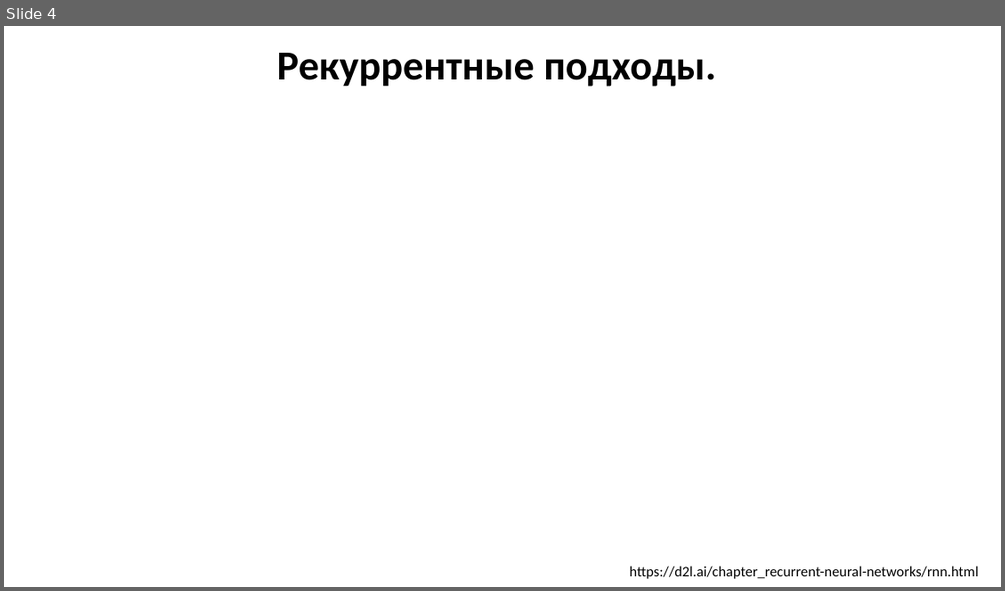
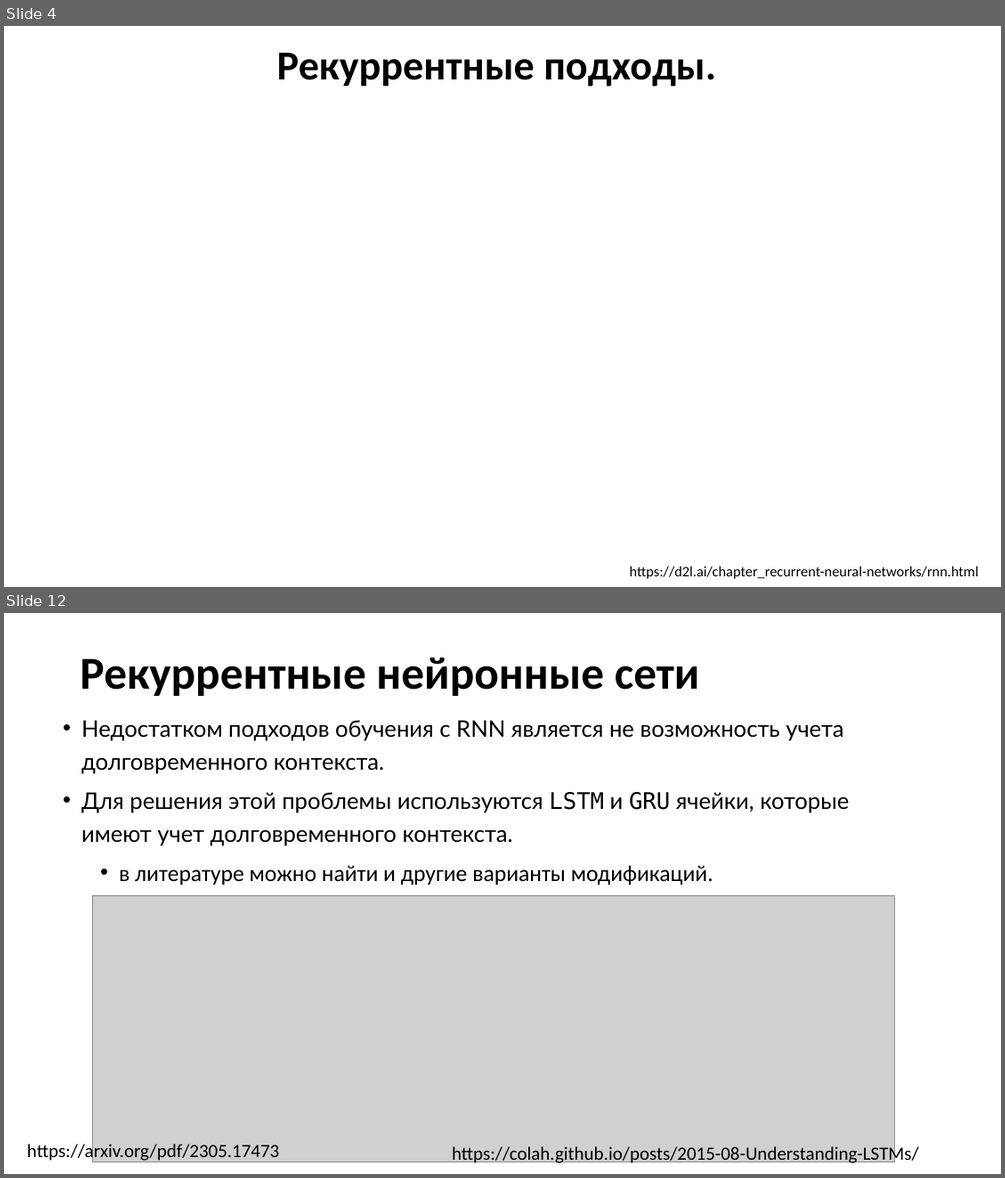
Before and after one commit to MVRonkin/TimeSeriesCourse, a slide deck: 2025/LEC/07-2 RNN.pptx. Shown one above the other, each under a label of ours: slide 4 before the commit, slides 4 and 12 after it; the slides between them are not shown. The pictures are 1005x591 and 1005x1178 pixels, drawn with LibreOffice and Linux fonts; fonts in the diff are those of the drawing; grey boxes stand for pictures. Boxes give left, top, right and bottom in pixels: in the first picture for what was removed or moved away, otherwise in the second. Text is boxed around its words. In the diff, an @@ line names an element or a change of style, - is before the commit and + after.

```diff
--- a/2025/LEC/07-2 RNN.pptx
+++ b/2025/LEC/07-2 RNN.pptx
@@ slide 12 added at [4, 613, 1001, 1174], background #FFFFFF @@
@@ title added at [80, 657, 700, 696], 44 pt, text #000000, bold @@
+Рекуррентные нейронные сети
@@ text added at [81, 720, 849, 885], 22 pt, text #000000 @@
+• Недостатком подходов обучения с RNN является не возможность учета долговременного контекста.
+• Для решения этой проблемы используются LSTM и GRU ячейки, которые имеют учет долговременного контекста.
+  • в литературе можно найти и другие варианты модификаций.
@@ picture added at [93, 895, 896, 1161] @@
@@ text added at [27, 1141, 279, 1162], 18 pt, text #000000 @@
+https://arxiv.org/pdf/2305.17473
@@ text added at [452, 1144, 919, 1166], 18 pt, text #000000 @@
+https://colah.github.io/posts/2015-08-Understanding-LSTMs/
```
Also in this commit, not shown: 1 slide changed, 12 other slides added, 85 slides removed.
